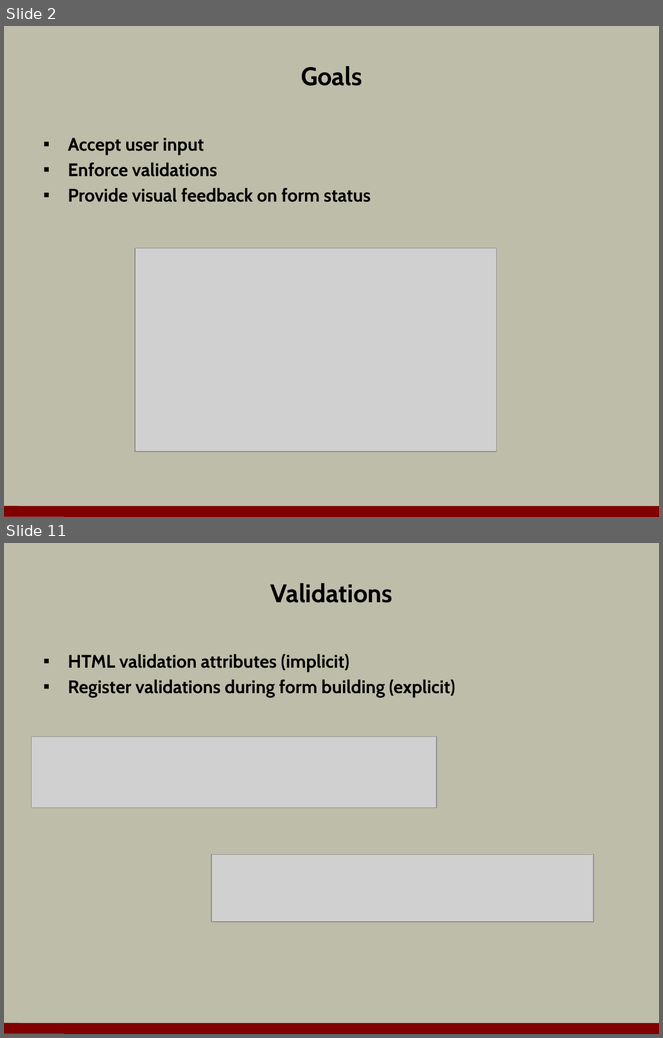
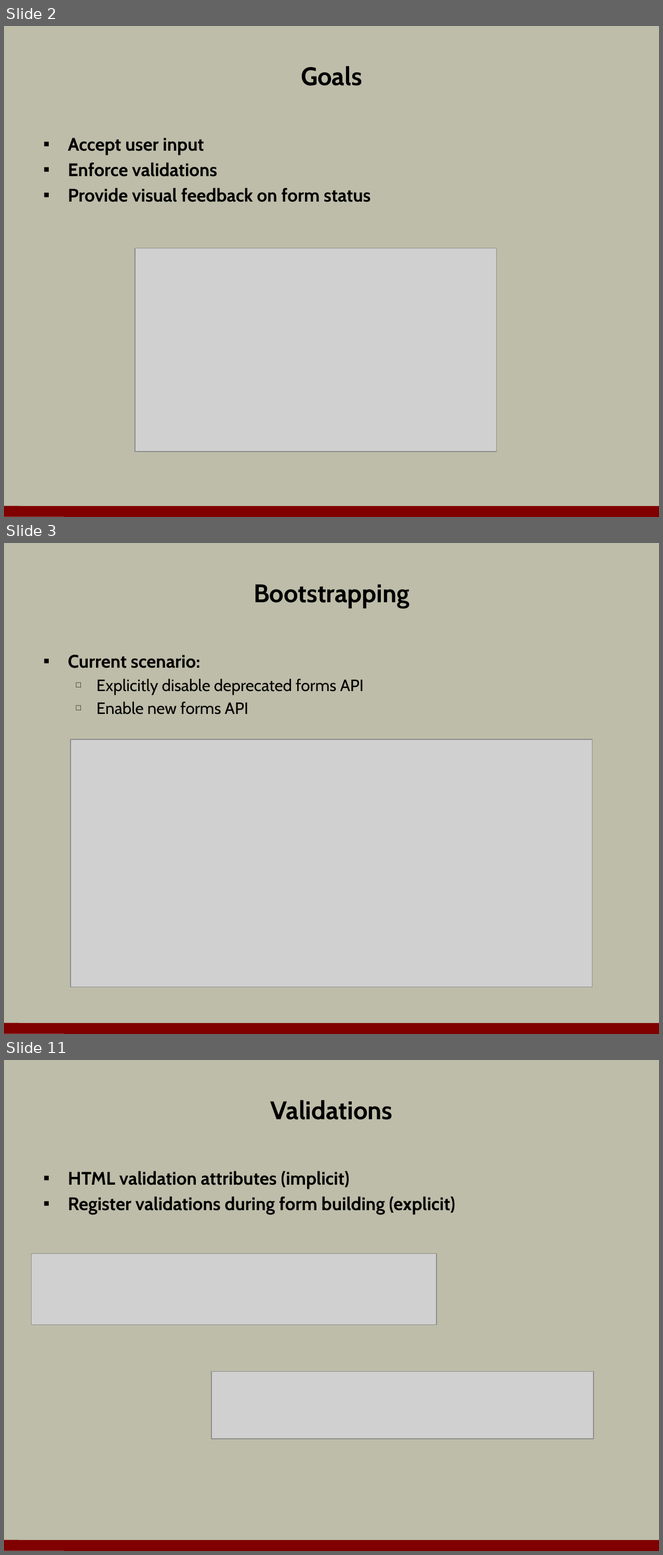
Before and after one commit to OdeToCode/classes, a slide deck: angular2/slides/06_forms.pptx. Shown one above the other, each under a label of ours: slides 2 and 11 before the commit, slides 2, 3 and 11 after it; the slides between them are not shown. The pictures are 663x1038 and 663x1555 pixels, drawn with LibreOffice and Linux fonts; fonts in the diff are those of the drawing; grey boxes stand for pictures; background and template pictures are left out. Boxes give left, top, right and bottom in pixels: in the first picture for what was removed or moved away, otherwise in the second. Text is boxed around its words. In the diff, an @@ line names an element or a change of style, - is before the commit and + after.

Commit message:
finished forms

```diff
--- a/angular2/slides/06_forms.pptx
+++ b/angular2/slides/06_forms.pptx
@@ slide 3 added at [4, 543, 659, 1034], background #BDBDA9; not listed: 1 template element that a slide beside it also shows @@
@@ title added at [254, 584, 410, 608], 28 pt, text #000000, bold @@
+Bootstrapping
@@ text added at [68, 655, 364, 715], 18 pt, text #000000 @@
+▪ Current scenario:
+  □ Explicitly disable deprecated forms API
+  □ Enable new forms API
@@ picture added at [71, 740, 593, 987] @@
```
Also in this commit, not shown: 3 slides changed, 6 other slides added, 9 slides removed.
